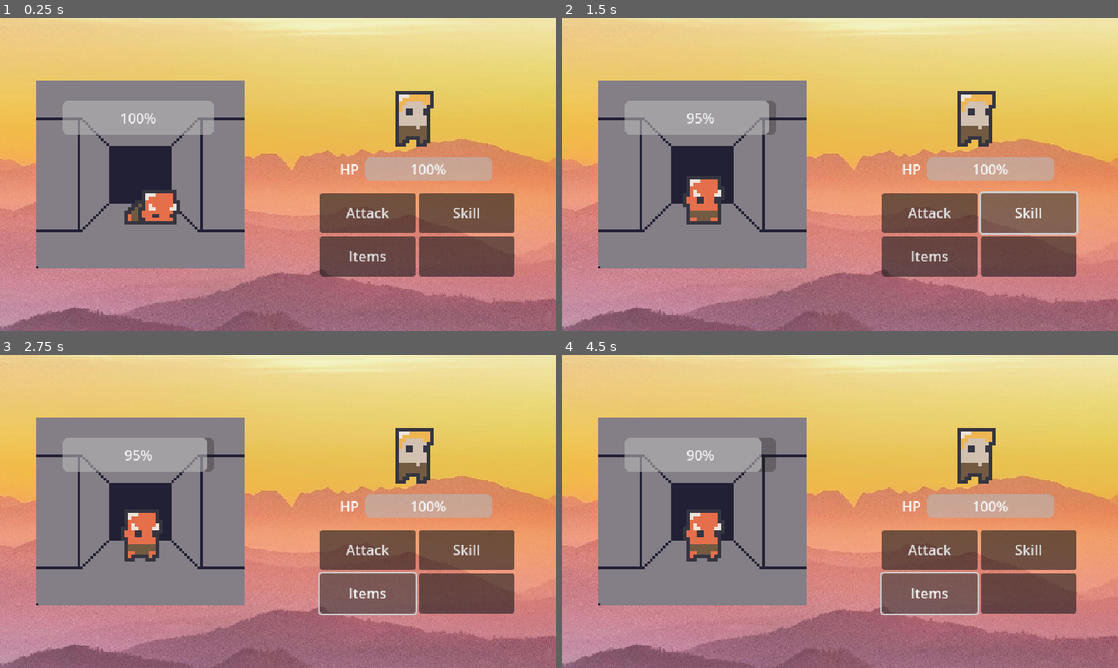
Above: before the commit, frames 1-4 (two rows, left to right).
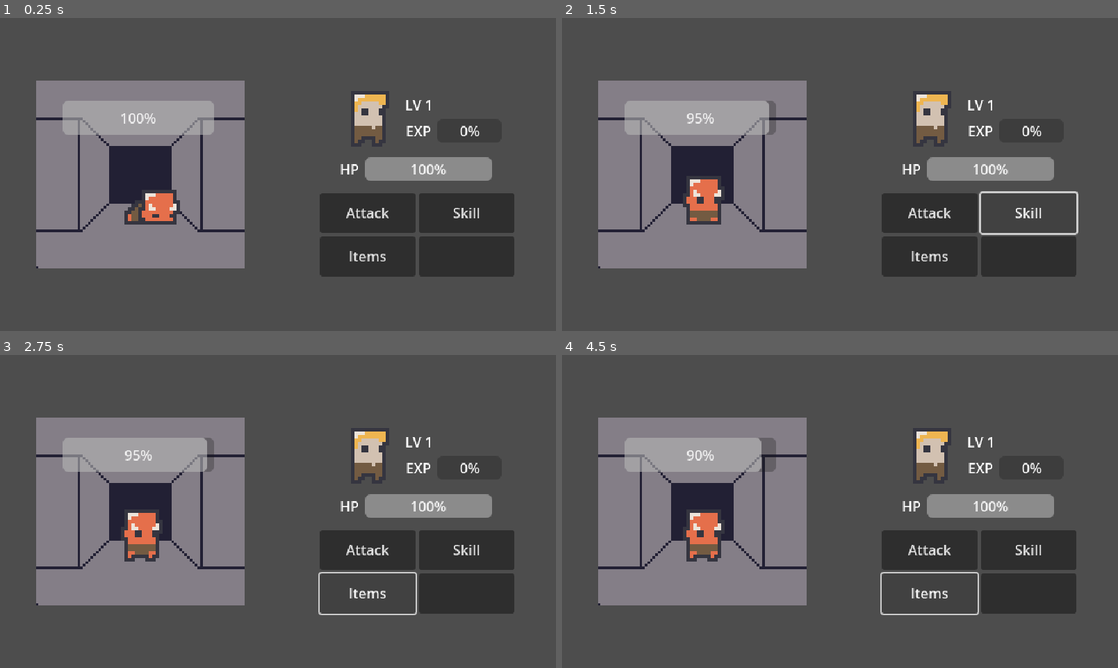
Above: after the commit, the same moments.

Repository: THE21Falcam/Dungeon-Madness
Game: Godot game, scene res://Main World/Layout/Landscape.tscn
Two runs of this game, one before a commit and one after it. Both use one fixed random seed, a clock stepped at 60 frames per second and the inputs below. The project has no main scene, so this scene is started directly.
Inputs:
- Up to frame 1 (0.25 s): no input
- Up to frame 2 (1.5 s): click "Attack" at 0.5 s; click "Skill" at 1.25 s
- Up to frame 3 (2.75 s): click "Items" at 2 s
- Up to frame 4 (4.5 s): click "Attack" at 2.75 s; click "Skill" at 3.5 s; click "Items" at 4.25 s

The runs differ from the first frame. In frame 1, 77% of the frame differs, in the area x 0-100%, y 0-100%; in frame 2, 76%; in frame 3, 76%; in frame 4, 76%.

Commit message:
Added More Basic Elements

Diff:
--- a/Main World/Layout/Landscape.tscn
+++ b/Main World/Layout/Landscape.tscn
@@ -1,9 +1,8 @@
-[gd_scene load_steps=8 format=3 uid="uid://b72pmf3gs41en"]
+[gd_scene load_steps=7 format=3 uid="uid://b72pmf3gs41en"]
 
 [ext_resource type="Texture2D" uid="uid://bhxp5gtrgr8td" path="res://Assets/Created by Master/DungenLayout.png" id="1_2tp7a"]
 [ext_resource type="Script" uid="uid://bc4jcj26fxylq" path="res://Main World/main_world.gd" id="1_oua0k"]
 [ext_resource type="PackedScene" uid="uid://buyp78y802gnt" path="res://Main GUI/Settings/settings.tscn" id="2_2tp7a"]
-[ext_resource type="Texture2D" uid="uid://bj4l8cvpg0a8u" path="res://Assets/BackGround/pexels-simon73-1323550.jpg" id="2_3p1nf"]
 [ext_resource type="PackedScene" uid="uid://c6kbe1mcxwwga" path="res://Dungen Foe/dungen_foe.tscn" id="2_gbj8d"]
 [ext_resource type="Texture2D" uid="uid://i7iwwefbsp7t" path="res://Assets/Dungeon Sprites by analogstudios/mHero_.png" id="3_gbj8d"]
 
@@ -12,11 +11,6 @@
 [node name="Main World" type="Node2D"]
 texture_filter = 1
 script = ExtResource("1_oua0k")
-
-[node name="Pexels-simon73-1323550" type="Sprite2D" parent="."]
-position = Vector2(319.8, 180.425)
-scale = Vector2(0.281337, 0.24946)
-texture = ExtResource("2_3p1nf")
 
 [node name="Extra UI" type="CanvasLayer" parent="."]
 
@@ -122,6 +116,32 @@
 size_flags_horizontal = 3
 size_flags_vertical = 3
 
+[node name="Level" type="Label" parent="Extra UI/Dungen GUI"]
+layout_mode = 0
+offset_left = 462.0
+offset_top = 88.0
+offset_right = 502.0
+offset_bottom = 111.0
+text = "LV 1"
+horizontal_alignment = 1
+vertical_alignment = 1
+
+[node name="EXP" type="Label" parent="Extra UI/Dungen GUI"]
+layout_mode = 0
+offset_left = 462.0
+offset_top = 118.0
+offset_right = 502.0
+offset_bottom = 141.0
+text = "EXP"
+horizontal_alignment = 1
+vertical_alignment = 1
+
+[node name="ProgressBar" type="ProgressBar" parent="Extra UI/Dungen GUI/EXP"]
+offset_left = 41.0
+offset_top = -2.0
+offset_right = 115.0
+offset_bottom = 25.0
+
 [node name="Settings" parent="Extra UI" instance=ExtResource("2_2tp7a")]
 visible = false
 
@@ -130,7 +150,7 @@
 
 [node name="Player Profile" type="Sprite2D" parent="."]
 texture_filter = 1
-position = Vector2(475, 100)
+position = Vector2(424, 100)
 scale = Vector2(4, 4)
 texture = ExtResource("3_gbj8d")
 hframes = 8
--- a/Main World/Layout/Portrait.tscn
+++ b/Main World/Layout/Portrait.tscn
@@ -1,7 +1,6 @@
-[gd_scene load_steps=8 format=3 uid="uid://cumktvaqsvvwt"]
+[gd_scene load_steps=7 format=3 uid="uid://cumktvaqsvvwt"]
 
 [ext_resource type="Script" uid="uid://bc4jcj26fxylq" path="res://Main World/main_world.gd" id="1_jml5r"]
-[ext_resource type="Texture2D" uid="uid://b0ps3wsngpkeq" path="res://Assets/BackGround/pexels-eberhardgross-2088210.jpg" id="2_jkt25"]
 [ext_resource type="Texture2D" uid="uid://i7iwwefbsp7t" path="res://Assets/Dungeon Sprites by analogstudios/mHero_.png" id="2_ykqfh"]
 [ext_resource type="Texture2D" uid="uid://bhxp5gtrgr8td" path="res://Assets/Created by Master/DungenLayout.png" id="3_jkt25"]
 [ext_resource type="PackedScene" uid="uid://c6kbe1mcxwwga" path="res://Dungen Foe/dungen_foe.tscn" id="4_ussyk"]
@@ -12,11 +11,6 @@
 [node name="Main World" type="Node2D"]
 texture_filter = 1
 script = ExtResource("1_jml5r")
-
-[node name="Pexels-eberhardgross-2088210" type="Sprite2D" parent="."]
-position = Vector2(179.8, 319.5)
-scale = Vector2(0.0987938, 0.117142)
-texture = ExtResource("2_jkt25")
 
 [node name="Main Camera" type="Camera2D" parent="."]
 position = Vector2(180, 320)
Binary file removed: Assets/BackGround/pexels-eberhardgross-2088210.jpg
Not shown, removed: Assets/BackGround/pexels-eberhardgross-2088210.jpg.import
Binary file removed: Assets/BackGround/pexels-simon73-1323550.jpg
Not shown, removed: Assets/BackGround/pexels-simon73-1323550.jpg.import
